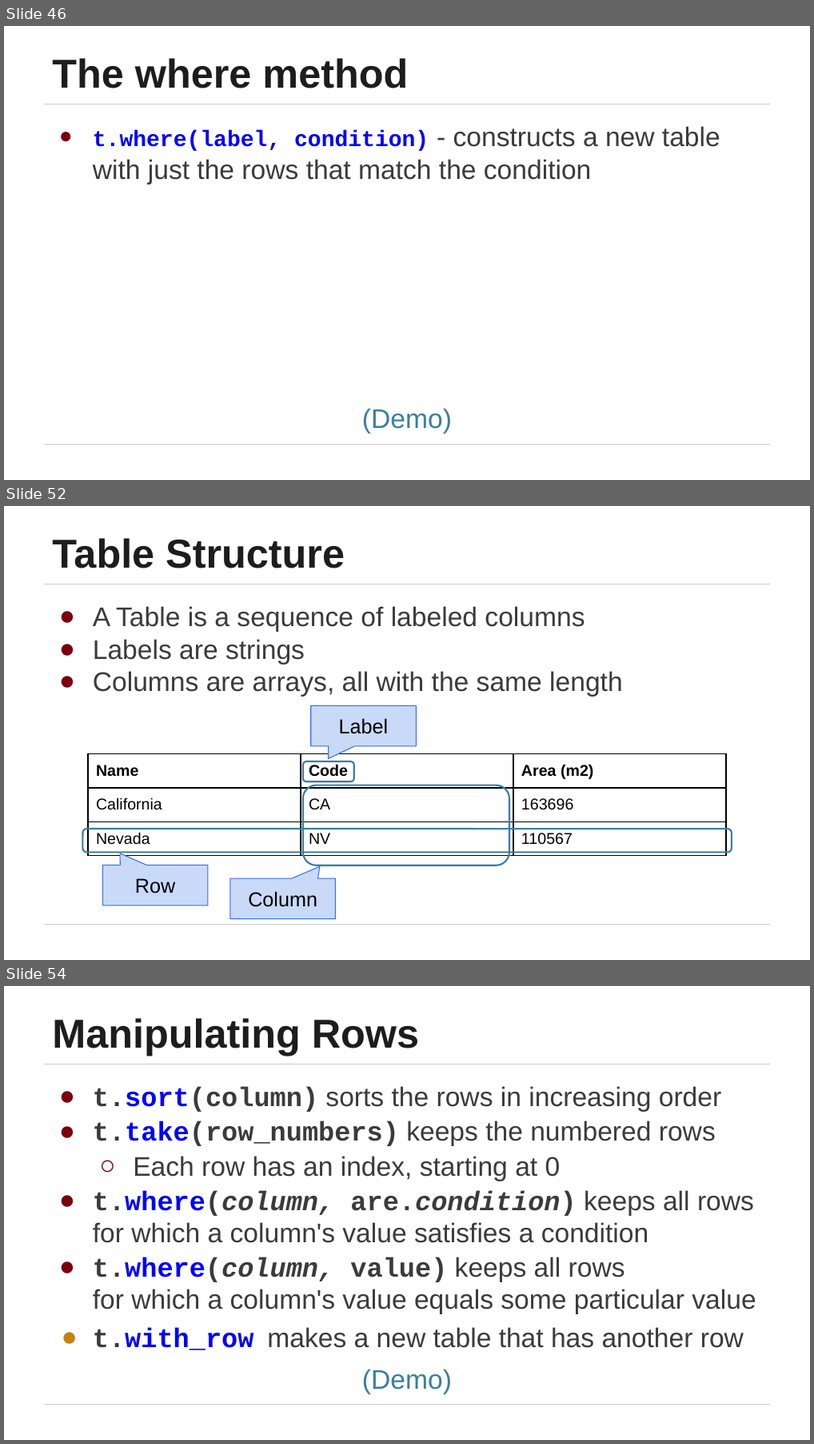
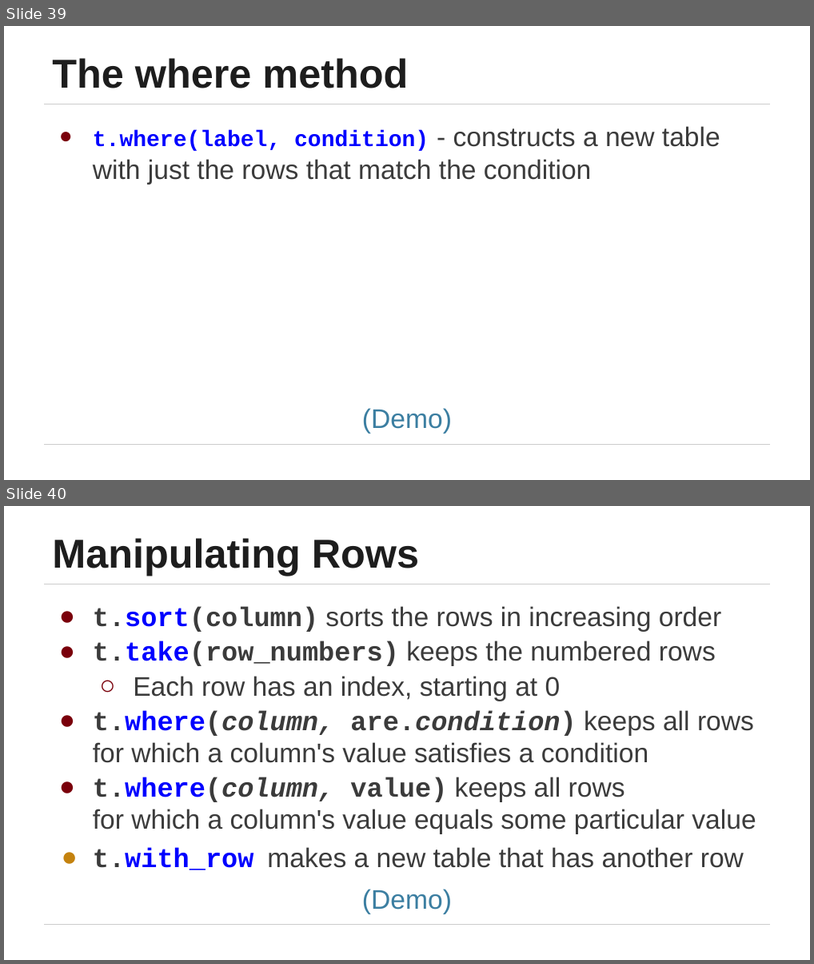
Before and after one commit to stat108ds/current-CS108, a slide deck: modules/module 2/module 2.pptx. Shown one above the other, each under a label of ours: slides 46, 52 and 54 before the commit, slides 39 and 40 after it; the slides between them are not shown. The pictures are 814x1444 and 814x964 pixels, drawn with LibreOffice and Linux fonts; fonts in the diff are those of the drawing. Boxes give left, top, right and bottom in pixels: in the first picture for what was removed or moved away, otherwise in the second. Text is boxed around its words. In the diff, an @@ line names an element or a change of style, - is before the commit and + after.

```diff
--- a/modules/module 2/module 2.pptx
+++ b/modules/module 2/module 2.pptx
@@ slide 52 removed at (4,506,810,960), background #FFFFFF; not listed: 2 template elements that a slide beside it also shows @@
@@ title removed at (52,538,345,568) @@
-Table Structure
@@ text removed at (93,606,623,696) @@
-● A Table is a sequence of labeled columns
-● Labels are strings
-● Columns are arrays, all with the same length
@@ rounded speech box removed at (311,705,416,745) @@
-Label
@@ table removed at (88,753,726,858), 3 rows, 3 columns @@
-Name | Code | Area (m2)
-California | CA | 163696
-Nevada | NV | 110567
@@ rounded rectangle removed at (303,762,354,782) @@
@@ rounded rectangle removed at (303,785,510,865) @@
@@ rounded rectangle removed at (83,828,732,852) @@
@@ rounded speech box removed at (102,865,207,905) @@
-Row
@@ rounded speech box removed at (230,878,335,918) @@
-Column
@@ what was slide 46 is now slide 39 @@
@@ what was slide 54 is now slide 40 @@
```
Also in this commit, not shown: 1 slide changed, 13 other slides removed, 23 other files.
